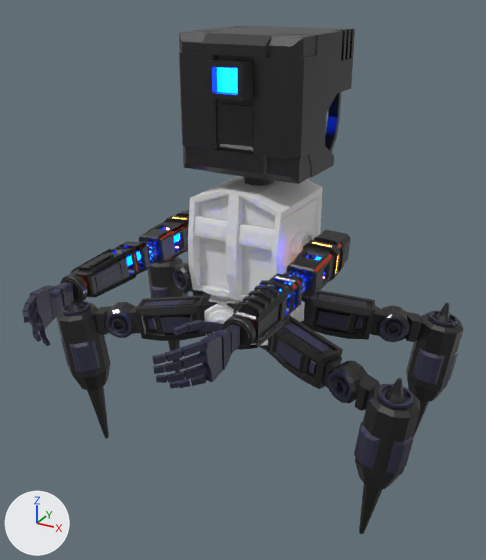
One commit to the Blender file Assets/Blender/robot.blend: the scene before it, then after it.
Both versions are drawn from a 50 mm camera at (1.21, -2.38, 0.41) aimed at (0.08, -0.33, -0.62). The axes (+X, +Y, +Z) are drawn at lower left. The lights are the same throughout.

In view in the first picture: 'Body Connector', 'Cylinder.002', 'Cylinder.004', 'Forearms.003', 'Head', 'Left Bicep', 'Left Bicep.001', 'Left Elbow', 'Left Elbow.001', 'Left Forearm', 'Leg1.001', 'Leg1.003', 'Leg1.004', 'Leg2.001', 'Leg2.003', 'Leg2.004', 'Right Back Leg Connector.001', 'Right Back Leg Connector.004'.
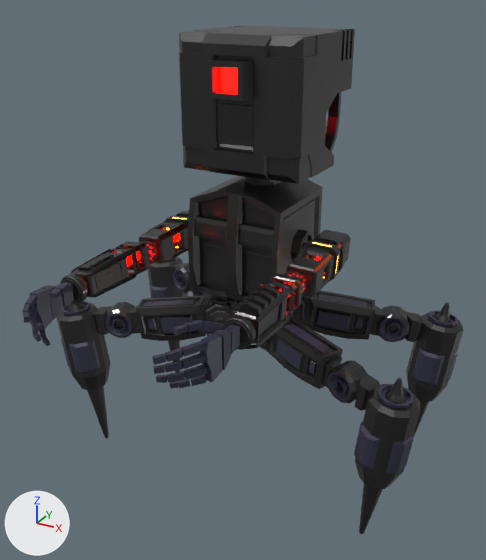
What differs and where, as boxes [x1, y1, x2, y2] in the pictures (486 x 560 px):
'Body Connector', recoloured: [188, 176, 322, 302] in both
'Right Back Leg Connector.001', recoloured: [204, 295, 243, 333] in both
'Left Elbow.001', recoloured (blue to red): [138, 240, 158, 264] in both
'Right Back Leg Connector.004', recoloured: [286, 300, 305, 322] in both
'Left Elbow', recoloured (blue to red): [281, 271, 306, 298] in both
'Cylinder.004', recoloured: [126, 252, 141, 266] in both
'Cylinder.002', recoloured: [174, 233, 180, 243] in both
part 1 of me_cube_002, recoloured: [217, 67, 238, 93] in both

The change, as a diff of the scene's bpy script:
```diff
--- a/Assets/Blender/robot.blend.py
+++ b/Assets/Blender/robot.blend.py
@@ mat_red_neon @@
+mat_red_neon = principled_material('Red Neon')
+mat_red_neon.base_color = (0.8, 0.00213, 0.0)  # red #e70700
+mat_red_neon.roughness = 0.0
+mat_red_neon.specular_ior_level = 0.771
+mat_red_neon.coat_weight = 0.25
+mat_red_neon.emission_color = (1.0, 0.000465, 0.0)  # red #ff0200
+mat_red_neon.emission_strength = 14.1
@@ me_cylinder_011 @@
 me_cylinder_011.from_pydata(...)  # 64 vertices, 34 faces; spans x -0.019..0.019, y -0.019..0.019, z -0.167..0.167
-me_cylinder_011.materials.append(mat_blue_neon)  # blue #0061e7
+me_cylinder_011.materials.append(mat_red_neon)  # red #e70700
@@ me_cylinder_009 @@
 me_cylinder_009.from_pydata(...)  # 64 vertices, 34 faces; spans x -0.019..0.019, y -0.019..0.019, z -0.167..0.167
-me_cylinder_009.materials.append(mat_blue_neon)  # blue #0061e7
+me_cylinder_009.materials.append(mat_red_neon)  # red #e70700
@@ me_cube_026 @@
 me_cube_026.from_pydata(...)  # 960 vertices, 962 faces; spans x -0.0484..0.0484, y -0.0493..0.0493, z -0.0497..0.0497
 me_cube_026.materials.append(mat_metal_black)
-me_cube_026.materials.append(mat_blue_neon)  # blue #0061e7
+me_cube_026.materials.append(mat_red_neon)  # red #e70700
@@ me_cube_053 @@
 me_cube_053.from_pydata(...)  # 960 vertices, 962 faces; spans x -0.0489..0.0489, y -0.0495..0.0495, z -0.0488..0.0488
 me_cube_053.materials.append(mat_metal_black)
-me_cube_053.materials.append(mat_blue_neon)  # blue #0061e7
+me_cube_053.materials.append(mat_red_neon)  # red #e70700
@@ me_cube @@
 me_cube.from_pydata(...)  # 1627 vertices, 1598 faces; spans x -0.257..0.257, y -0.22..0.196, z -0.231..0.24
+me_cube.materials.append(mat_metal_black)  # dark grey #454545
@@ me_cube_002 @@
 me_cube_002.from_pydata(...)  # 1059 vertices, 1097 faces; spans x -0.327..0.327, y -0.417..0.327, z -0.448..0.327
 # used by ob_head; location = (0.0, 0.0, 0.0); rotation_euler = (-0.000553, -0.0000154, 0.00146), in degrees (0, 0, 0.1); scale = (0.765, 0.765, 0.765)
+# me_cube_002 part 1: all 4 faces that had it switch from mat_blue_neon (blue #0061e7) to mat_red_neon (red #e70700)
 me_cube_002.materials.append(mat_metal_black)
@@ me_cube_005 @@
 me_cube_005.from_pydata(...)  # 428 vertices, 411 faces; spans x -0.084..0.084, y -0.073..0.073, z -0.064..0.104
+me_cube_005.materials.append(mat_metal_black)  # dark grey #454545
@@ me_cube_015 @@
 me_cube_015.from_pydata(...)  # 428 vertices, 411 faces; spans x -0.084..0.084, y -0.073..0.073, z -0.064..0.104
+me_cube_015.materials.append(mat_metal_black)  # dark grey #454545
```
